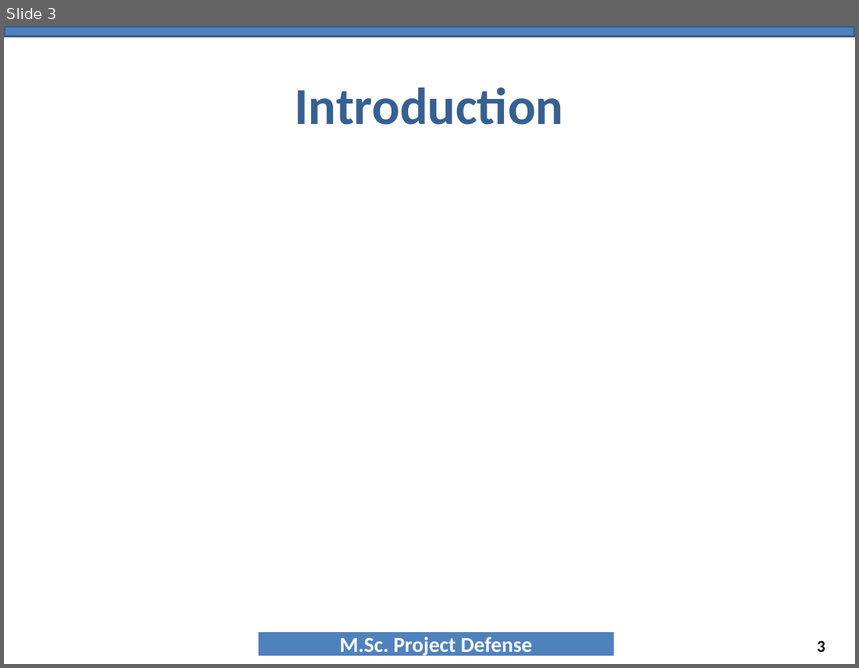
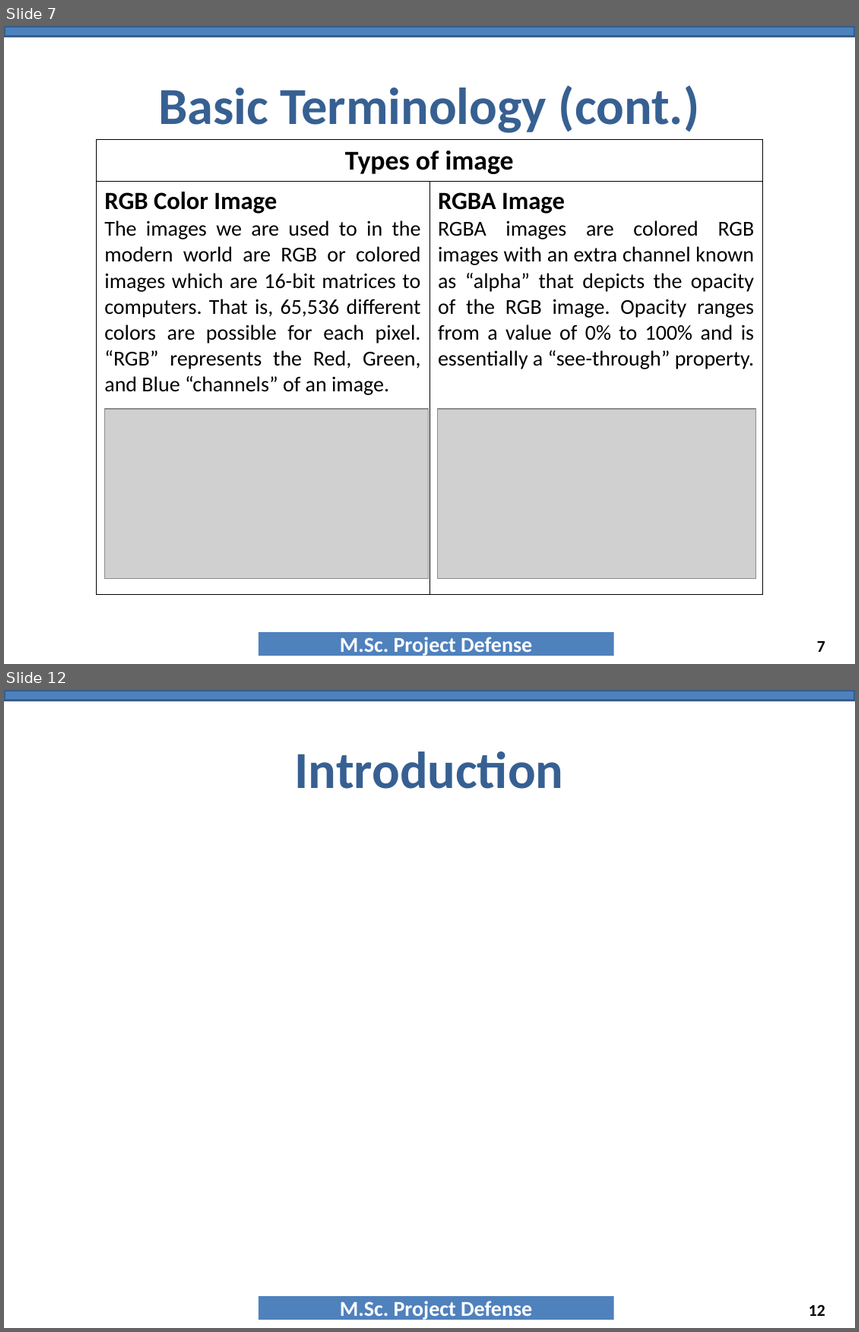
Before and after one commit to NAYANCSE27/msc-project, a slide deck: 9_PresentationTemplate_MscProject_CSE-057443.ppt. Shown one above the other, each under a label of ours: slide 3 before the commit, slides 7 and 12 after it; the slides between them are not shown. The pictures are 859x668 and 859x1332 pixels, drawn with LibreOffice and Linux fonts; fonts in the diff are those of the drawing; grey boxes stand for pictures; background and template pictures are left out. Boxes give left, top, right and bottom in pixels: in the first picture for what was removed or moved away, otherwise in the second. Text is boxed around its words. In the diff, an @@ line names an element or a change of style, - is before the commit and + after.

Commit message:
added basic information

```diff
--- a/9_PresentationTemplate_MscProject_CSE-057443.ppt
+++ b/9_PresentationTemplate_MscProject_CSE-057443.ppt
@@ slide 7 added at [4, 26, 855, 664], background #FFFFFF; not listed: 2 template elements that a slide beside it also shows @@
@@ title added at [158, 85, 700, 133], 44 pt, text #376092, bold @@
+Basic Terminology (cont.)
@@ table added at [96, 139, 763, 594], 2 rows, 2 columns @@
+Types of image | 
+RGB Color Image / The images we are used to in the modern world are RGB or colored images which are 16-bit matrices to computers. That is, 65,536 different colors are possible for each pixel. “RGB” represents the Red, Green, and Blue “channels” of an image. | RGBA Image / RGBA images are colored RGB images with an extra channel known as “alpha” that depicts the opacity of the RGB image. Opacity ranges from a value of 0% to 100% and is essentially a “see-through” property.
@@ picture added at [105, 409, 429, 579] @@
@@ picture added at [437, 409, 756, 579] @@
@@ page number added at [817, 642, 826, 652], 14 pt, text #000000, bold @@
+7
@@ what was slide 3 is now slide 12 @@
@@ page number at [809, 1305, 826, 1316]: text changed @@
-3
+12
```
Also in this commit, not shown: 2 slides changed, 8 other slides added.
